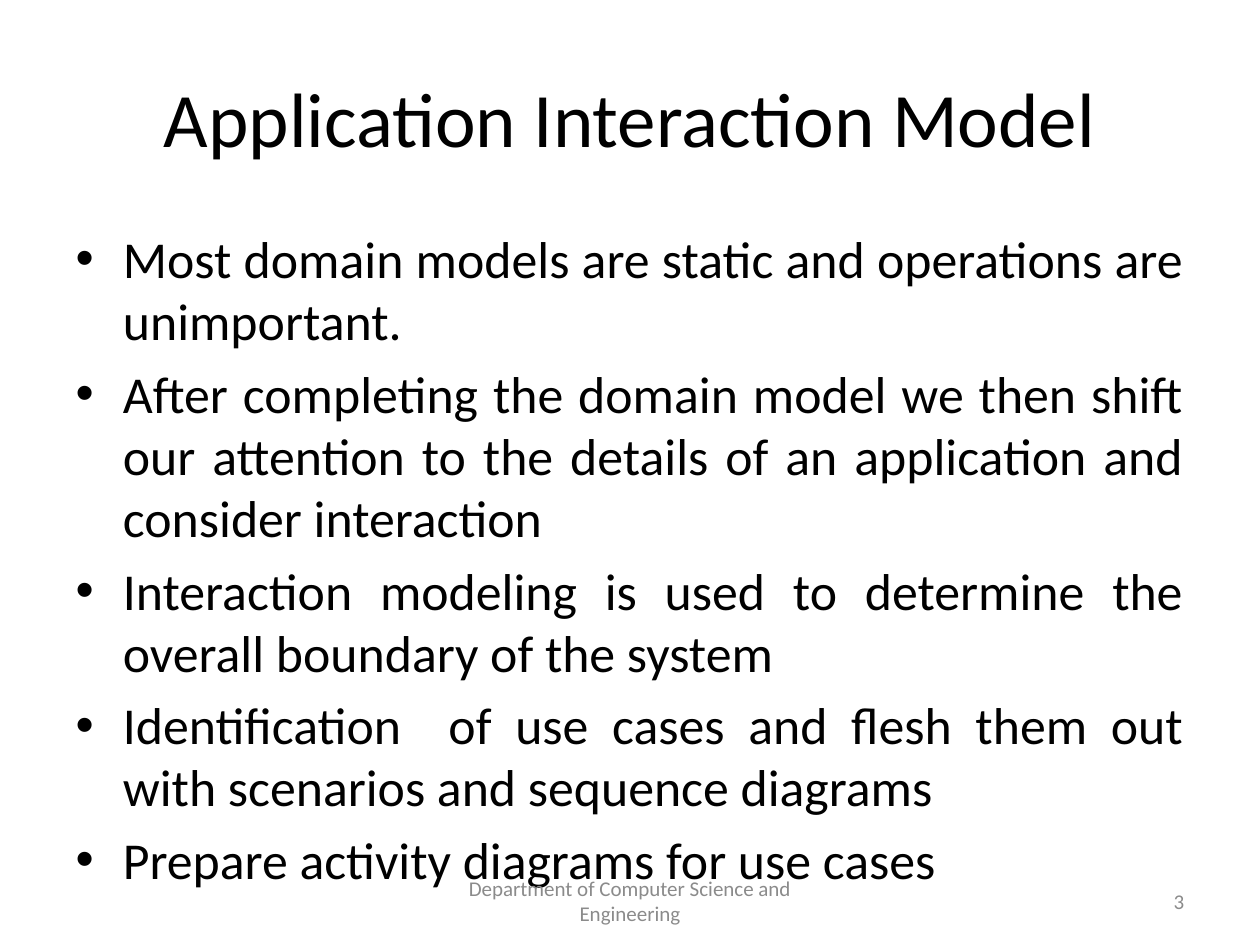
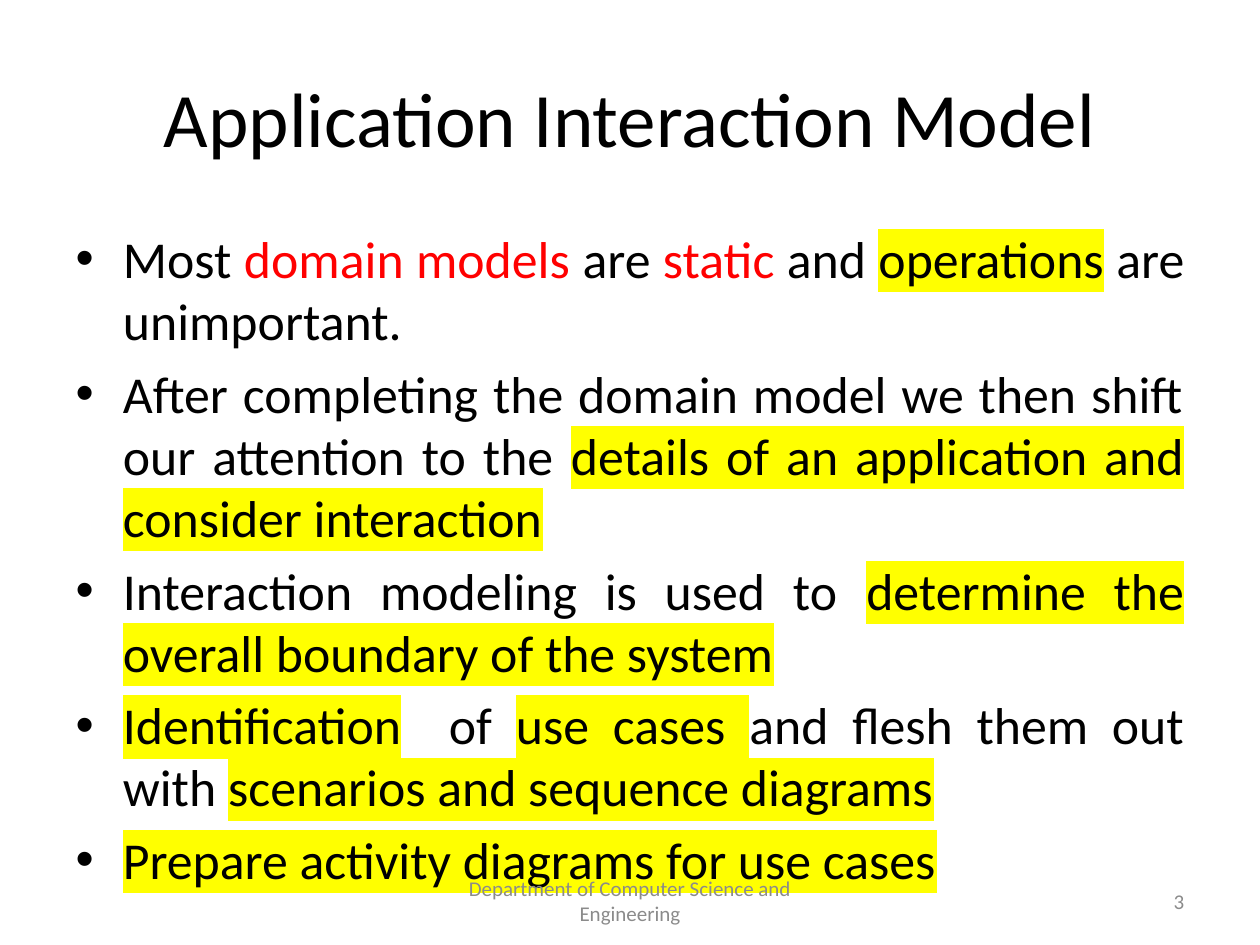
Before and after one commit to spiman9/BE-CSE, a slide deck: slide 3 of SEM-5/OOMD/Unit 5/Unit5_Application Analysis.pptx. Drawn at 1260x945 pixels with LibreOffice and Linux fonts; fonts in the diff are those of the drawing. Boxes give left, top, right and bottom in pixels: in the first picture for what was removed or moved away, otherwise in the second. Text is boxed around its words. In the diff, an @@ line names an element or a change of style, - is before the commit and + after.

```diff
--- a/SEM-5/OOMD/Unit 5/Unit5_Application Analysis.pptx
+++ b/SEM-5/OOMD/Unit 5/Unit5_Application Analysis.pptx
@@ text "Most domain models are static ..." at <box>123,242,1184,891</box>: text colour #000000 to #FF0000 in "domain models static"; highlight none to #FFFF00 in "operations", "details of an application and consider interaction", "determine the overall boundary of the system", "Identification use cases scenarios and sequence diagrams" and 1 more places @@
```
Also in this commit, not shown: 25 other slides changed, 2 other files.
